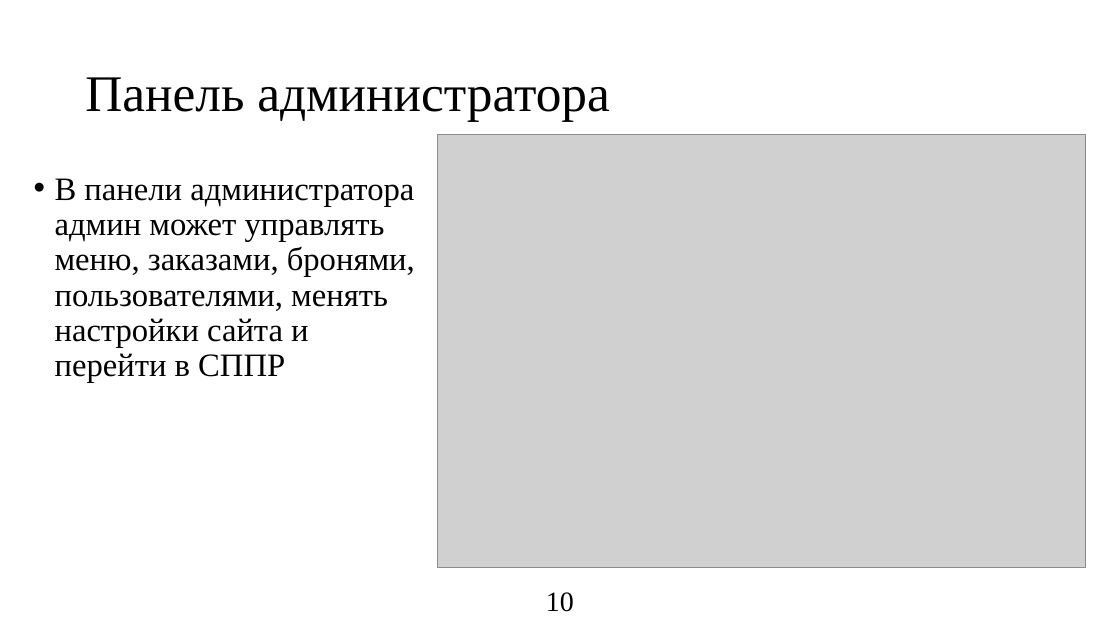
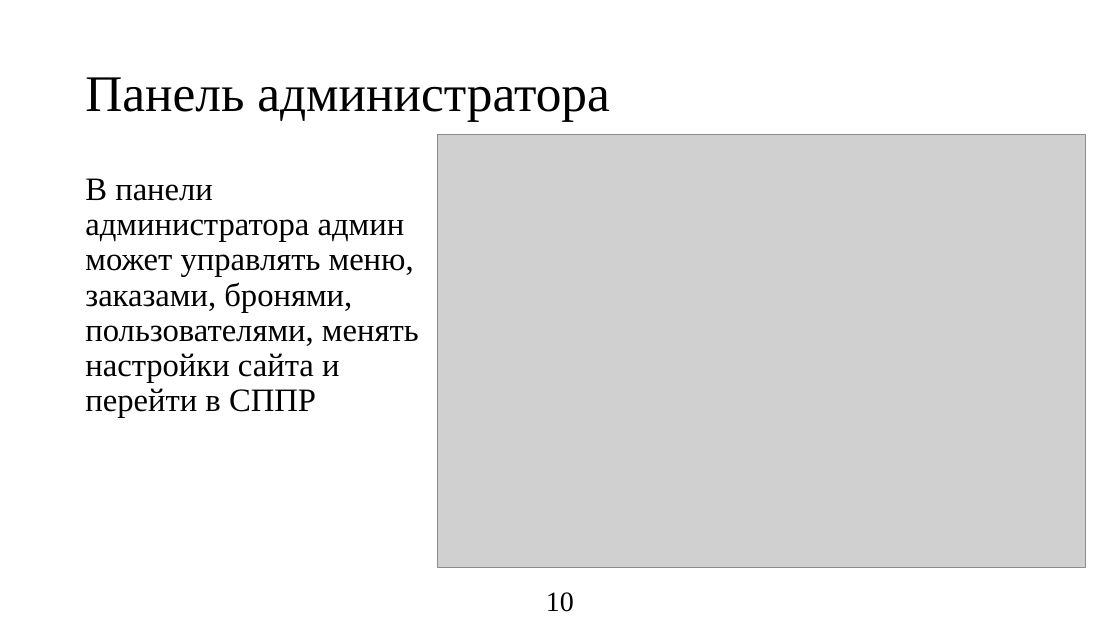
Before and after one commit to GodiSnowhack/restaurant_app, a slide deck: slide 10 of Предзащита Дуанбай и Куминов.pptx. Drawn at 1120x630 pixels with LibreOffice and Linux fonts; fonts in the diff are those of the drawing; grey boxes stand for pictures. Boxes give left, top, right and bottom in pixels: in the first picture for what was removed or moved away, otherwise in the second. Text is boxed around its words. In the diff, an @@ line names an element or a change of style, - is before the commit and + after.

```diff
--- a/Предзащита Дуанбай и Куминов.pptx
+++ b/Предзащита Дуанбай и Куминов.pptx
@@ text "В панели администратора админ может ...": place and size @@
-text "В панели администратора админ может ..." at (55,178,415,382)
+text "В панели администратора админ может ..." at (85,178,419,418)
@@ text "В панели администратора админ может ..." at (85,178,419,418): bullet • to none @@
```
Also in this commit, not shown: 5 other slides changed, 4 other files.
